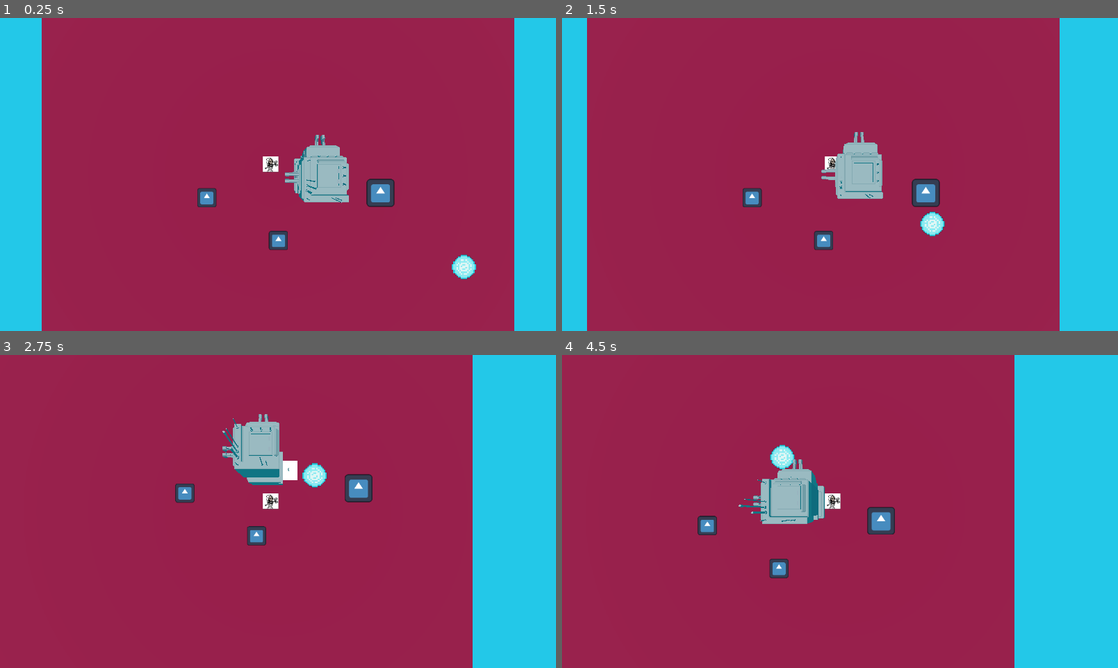
Above: before the commit, frames 1-4 (two rows, left to right).
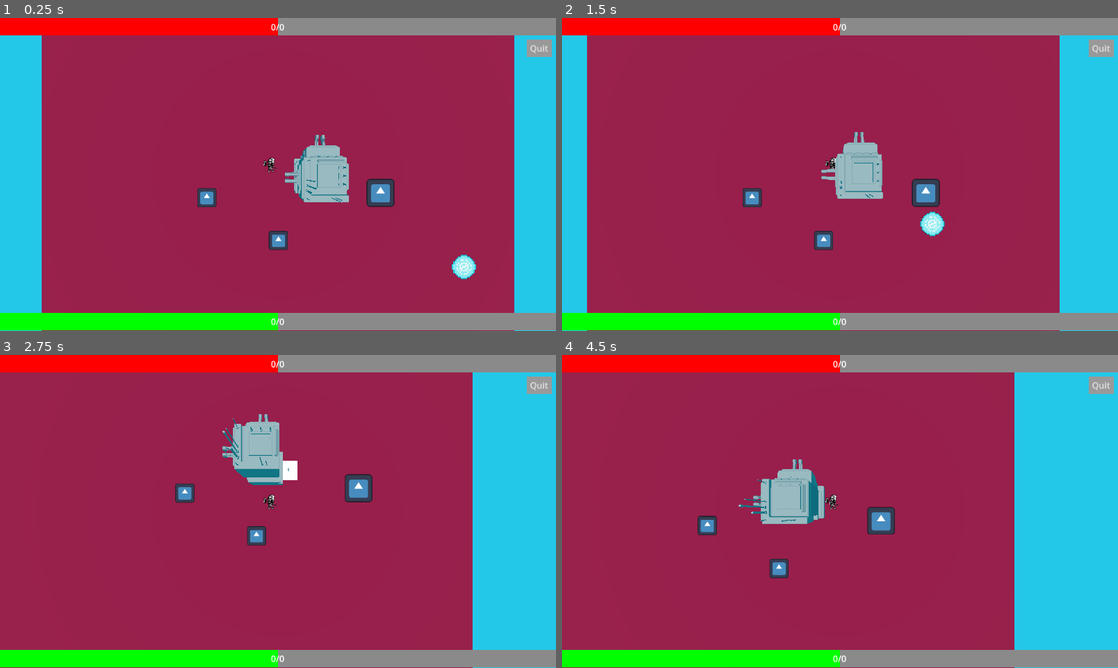
Above: after the commit, the same moments.

Repository: whitehatcat-JE/TowerDefenceGameJam
Game: Godot game, scene res://main/enviroment_3d.tscn
Two runs of this game, one before a commit and one after it. Both use one fixed random seed, a clock stepped at 60 frames per second and the inputs below. The engine's default icon, where the game draws it, is replaced by a stand-in: a white triangle on a blue panel in a dark square.
Inputs:
- Up to frame 1 (0.25 s): no input
- Up to frame 2 (1.5 s): hold Right (ui_right) 0.53-1.28 s; tap J (attack) at 0.6, 1.35 s; hold Down (ui_down) from 1.28 s (still down)
- Up to frame 3 (2.75 s): release Down (ui_down) at 2.03 s; hold Right (ui_right) from 2.03 s (still down); tap J (attack) at 2.1 s
- Up to frame 4 (4.5 s): release Right (ui_right) at 2.78 s; hold Up (ui_up) 2.78-3.53 s; tap J (attack) at 2.85, 3.6, 4.35 s; hold Left (ui_left) from 3.53 s (still down)

The runs differ from the first frame. In frame 1, 11% of the frame differs, in the area x 0-100%, y 0-100%; in frame 2, 11%; in frame 3, 12%; in frame 4, 12%.

Commit message:
Started emp field

Diff:
--- a/UI/GameUI.gd
+++ b/UI/GameUI.gd
@@ -1,7 +1,4 @@
 extends Control
-
-func _ready():
-	pass
 
 func update_health_bar(currentHealth:float, maxHealth:float):
 	$HealthBar.set_max(maxHealth)
--- a/main/enviroment_3d.tscn
+++ b/main/enviroment_3d.tscn
@@ -1,8 +1,9 @@
-[gd_scene load_steps=9 format=3 uid="uid://ccnt5f231dw6d"]
+[gd_scene load_steps=10 format=3 uid="uid://ccnt5f231dw6d"]
 
 [ext_resource type="Script" path="res://main/enviroment_3d.gd" id="1_t2shv"]
 [ext_resource type="PackedScene" uid="uid://dgf7pwuv337sv" path="res://main/level.tscn" id="2_bjcbj"]
 [ext_resource type="ArrayMesh" uid="uid://dgdytpq3ejngx" path="res://main/TowerBoi.obj" id="2_eid18"]
+[ext_resource type="PackedScene" uid="uid://8q6ovcg2jcc4" path="res://UI/GameUI.tscn" id="2_n7up7"]
 
 [sub_resource type="BoxMesh" id="BoxMesh_imcd5"]
 
@@ -25,6 +26,8 @@
 [node name="enviroment3D" type="Node3D"]
 process_priority = -1
 script = ExtResource("1_t2shv")
+
+[node name="GameUI" parent="." instance=ExtResource("2_n7up7")]
 
 [node name="MeshInstance3D" type="MeshInstance3D" parent="."]
 transform = Transform3D(10, 0, 0, 0, 10, 0, 0, 0, 10, 0, 2.51961, 0)
--- a/main/level.gd
+++ b/main/level.gd
@@ -8,9 +8,9 @@
 ]
 
 @onready var enemies:Dictionary = {
-	"rookie":preload("res://main/objects/projectile_generic.tscn"),
-	"leader":preload("res://main/objects/projectile_generic.tscn"),
-	"mafiaBoss":preload("res://main/objects/projectile_generic.tscn")
+	"rookie":preload("res://main/objects/enemy.tscn"),
+	"leader":preload("res://main/objects/enemy.tscn"),
+	"mafiaBoss":preload("res://main/objects/enemy.tscn")
 }
 
 var waveBudget:int = 50
--- a/main/level.tscn
+++ b/main/level.tscn
@@ -1,13 +1,51 @@
-[gd_scene load_steps=8 format=3 uid="uid://dgf7pwuv337sv"]
+[gd_scene load_steps=12 format=3 uid="uid://dgf7pwuv337sv"]
 
 [ext_resource type="Script" path="res://main/level.gd" id="1_clrrc"]
 [ext_resource type="Script" path="res://main/tower.gd" id="2_2sm2v"]
+[ext_resource type="Script" path="res://player/SwordHitbox.gd" id="3_8y3ks"]
 [ext_resource type="Texture2D" uid="uid://bl5k6pvlqamji" path="res://icon.svg" id="3_ka2l4"]
 [ext_resource type="PackedScene" uid="uid://by0oifw6gjcd8" path="res://main/objects/enemy.tscn" id="4_hrws1"]
 [ext_resource type="PackedScene" uid="uid://cqaj2h0k5x558" path="res://player/player.tscn" id="5_b521d"]
 
 [sub_resource type="RectangleShape2D" id="RectangleShape2D_2m23h"]
 size = Vector2(60, 60)
+
+[sub_resource type="CapsuleShape2D" id="CapsuleShape2D_iqa8e"]
+radius = 92.0
+height = 184.0
+
+[sub_resource type="Animation" id="Animation_b6qbd"]
+resource_name = "emp"
+loop_mode = 1
+tracks/0/type = "value"
+tracks/0/imported = false
+tracks/0/enabled = true
+tracks/0/path = NodePath("empAttack:monitoring")
+tracks/0/interp = 1
+tracks/0/loop_wrap = true
+tracks/0/keys = {
+"times": PackedFloat32Array(0, 1),
+"transitions": PackedFloat32Array(1, 1),
+"update": 1,
+"values": [true, false]
+}
+tracks/1/type = "value"
+tracks/1/imported = false
+tracks/1/enabled = true
+tracks/1/path = NodePath("empAttack:scale")
+tracks/1/interp = 1
+tracks/1/loop_wrap = true
+tracks/1/keys = {
+"times": PackedFloat32Array(0, 0.4, 1),
+"transitions": PackedFloat32Array(0.5, 0, 1),
+"update": 0,
+"values": [Vector2(0.2, 0.2), Vector2(1, 1), Vector2(0.2, 0.2)]
+}
+
+[sub_resource type="AnimationLibrary" id="AnimationLibrary_q03fj"]
+_data = {
+"emp": SubResource("Animation_b6qbd")
+}
 
 [sub_resource type="RectangleShape2D" id="RectangleShape2D_2fihn"]
 size = Vector2(30, 2853)
@@ -29,6 +67,21 @@
 offset_top = -20.0
 offset_right = 20.0
 offset_bottom = 20.0
+
+[node name="empAttack" type="Area2D" parent="tower"]
+scale = Vector2(0.2, 0.2)
+collision_mask = 2
+monitorable = false
+script = ExtResource("3_8y3ks")
+
+[node name="hitbox" type="CollisionShape2D" parent="tower/empAttack"]
+shape = SubResource("CapsuleShape2D_iqa8e")
+
+[node name="attackAnims" type="AnimationPlayer" parent="tower"]
+autoplay = "emp"
+libraries = {
+"": SubResource("AnimationLibrary_q03fj")
+}
 
 [node name="locationTrackers" type="Node2D" parent="."]
 
@@ -131,4 +184,5 @@
 rotation = -1.5708
 shape = SubResource("RectangleShape2D_2fihn")
 
+[connection signal="body_entered" from="tower/empAttack" to="tower/empAttack" method="_on_body_entered"]
 [connection signal="timeout" from="waveTimer" to="." method="_on_wave_timer_timeout"]
--- a/main/objects/projectile_generic.tscn
+++ b/main/objects/projectile_generic.tscn
@@ -6,6 +6,7 @@
 [sub_resource type="CircleShape2D" id="CircleShape2D_86mrb"]
 
 [node name="projectileGeneric" type="Area2D"]
+collision_layer = 5
 script = ExtResource("1_2x7sx")
 
 [node name="CollisionShape2D" type="CollisionShape2D" parent="."]
--- a/player/player.tscn
+++ b/player/player.tscn
@@ -1,7 +1,7 @@
-[gd_scene load_steps=7 format=3 uid="uid://cqaj2h0k5x558"]
+[gd_scene load_steps=13 format=3 uid="uid://cqaj2h0k5x558"]
 
 [ext_resource type="Script" path="res://player/Player.gd" id="1_xp17c"]
-[ext_resource type="Texture2D" uid="uid://wljuf2uo7pvw" path="res://player/lill-skull-guy-side.jpg" id="2_vorxp"]
+[ext_resource type="Texture2D" uid="uid://hfjitjm2c386" path="res://main/playerAttack.png" id="2_vv2vs"]
 [ext_resource type="Script" path="res://player/SwordHitbox.gd" id="3_lfrnb"]
 [ext_resource type="Script" path="res://player/Stats.gd" id="4_fmgyg"]
 
@@ -9,20 +9,69 @@
 radius = 63.0
 height = 126.0
 
+[sub_resource type="AtlasTexture" id="AtlasTexture_0qvcc"]
+atlas = ExtResource("2_vv2vs")
+region = Rect2(0, 0, 256, 256)
+
+[sub_resource type="AtlasTexture" id="AtlasTexture_kdmhu"]
+atlas = ExtResource("2_vv2vs")
+region = Rect2(256, 0, 256, 256)
+
+[sub_resource type="AtlasTexture" id="AtlasTexture_hsrds"]
+atlas = ExtResource("2_vv2vs")
+region = Rect2(512, 0, 256, 256)
+
+[sub_resource type="AtlasTexture" id="AtlasTexture_2aeqd"]
+atlas = ExtResource("2_vv2vs")
+region = Rect2(768, 0, 256, 256)
+
+[sub_resource type="AtlasTexture" id="AtlasTexture_ii4hl"]
+atlas = ExtResource("2_vv2vs")
+region = Rect2(0, 256, 256, 256)
+
+[sub_resource type="SpriteFrames" id="SpriteFrames_a2dr8"]
+animations = [{
+"frames": [{
+"duration": 1.0,
+"texture": SubResource("AtlasTexture_0qvcc")
+}, {
+"duration": 1.0,
+"texture": SubResource("AtlasTexture_kdmhu")
+}, {
+"duration": 1.0,
+"texture": SubResource("AtlasTexture_hsrds")
+}, {
+"duration": 1.0,
+"texture": SubResource("AtlasTexture_2aeqd")
+}, {
+"duration": 1.0,
+"texture": SubResource("AtlasTexture_ii4hl")
+}],
+"loop": true,
+"name": &"attack",
+"speed": 5.0
+}, {
+"frames": [],
+"loop": true,
+"name": &"new_animation",
+"speed": 5.0
+}]
+
 [sub_resource type="CapsuleShape2D" id="CapsuleShape2D_82cwk"]
 radius = 105.0
 height = 210.0
 
 [node name="Player" type="CharacterBody2D"]
-collision_layer = 0
+collision_layer = 4
 script = ExtResource("1_xp17c")
 
 [node name="CollisionShape2D" type="CollisionShape2D" parent="."]
 shape = SubResource("CapsuleShape2D_wqmnc")
 
-[node name="Sprite2D" type="Sprite2D" parent="."]
+[node name="playerSprite" type="AnimatedSprite2D" parent="."]
 scale = Vector2(0.5, 0.5)
-texture = ExtResource("2_vorxp")
+sprite_frames = SubResource("SpriteFrames_a2dr8")
+animation = &"attack"
 
 [node name="SwordHitbox" type="Marker2D" parent="."]
 
Not shown: 1 places in UI/GameUI.tscn that only renumber resources
Binary file added: main/playerAttack.png
Not shown, changed: main/playerAttack.png.import
Binary file removed: player/lill-skull-guy-side.jpg
